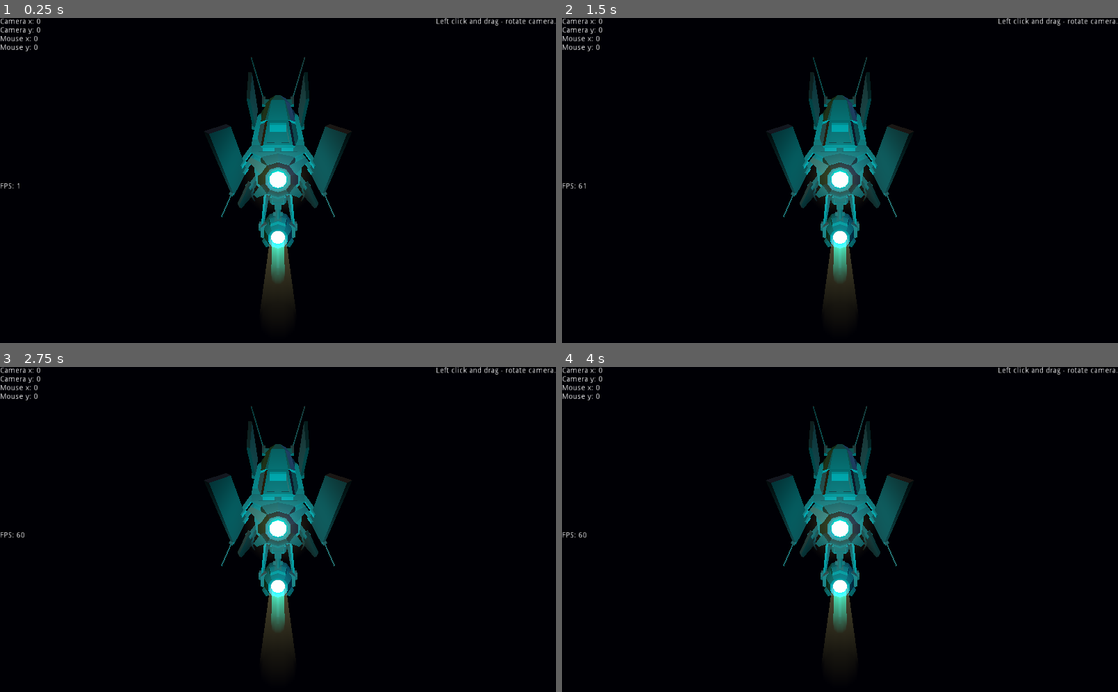
Above: before the commit, frames 1-4 (two rows, left to right).
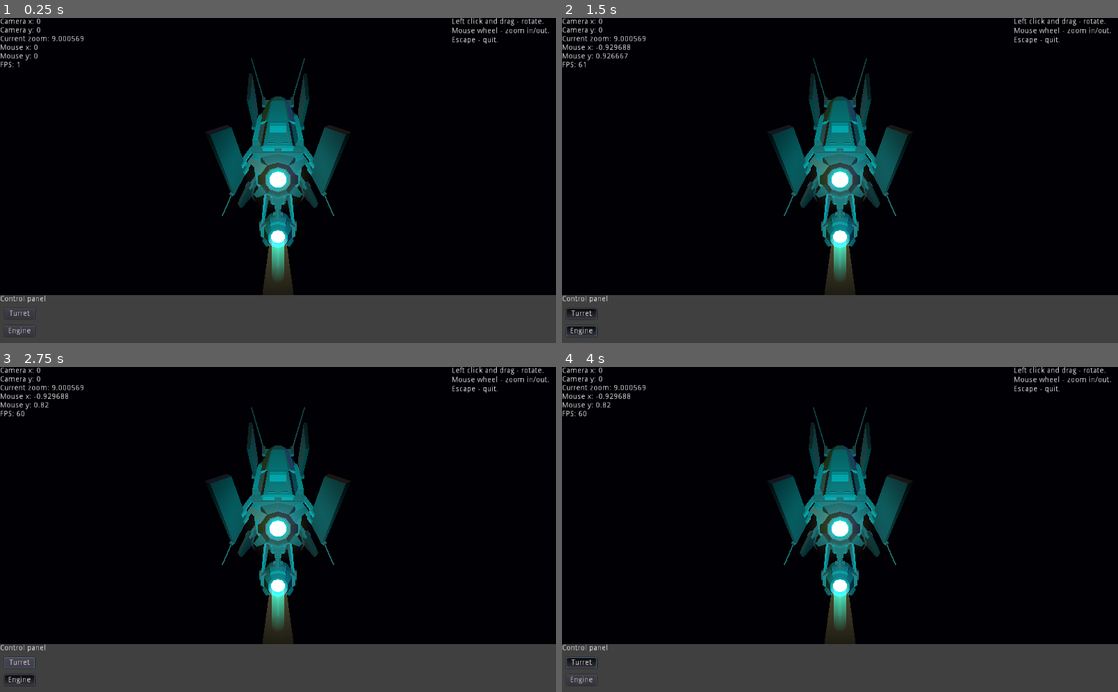
Above: after the commit, the same moments.

Repository: M1m1c11/justgaminglancer
Game: Godot game, scene res://Scenes/Main.tscn
Same seed, same stepped clock (60 frames per second), same inputs: the game is played once before the commit and once after it.
Inputs (mouse positions are in pixels of both pictures, inside the frame that each line leads up to):
- Up to frame 1 (0.25 s): no input
- Up to frame 2 (1.5 s): click (584, 313) at 0.5 s, where only the run after the commit has a clickable "Turret"; click (584, 330) at 1.25 s, where only the run after the commit has a clickable "Engine"
- Up to frame 3 (2.75 s): click (22, 662) at 2 s, where only the run after the commit has a clickable "Turret"
- Up to frame 4 (4 s): click (584, 679) at 2.75 s, where only the run after the commit has a clickable "Engine"; click (584, 662) at 3.5 s, where only the run after the commit has a clickable "Turret"

The runs differ from the first frame. In frame 1, 16% of the frame differs, in the area x 0-100%, y 0-100%; in frame 2, 16%; in frame 3, 16%; in frame 4, 16%.

Commit message:
REFACTOR: HUD, scripts.

Diff:
--- a/Scenes/0/_1_Light.tscn
+++ b/Scenes/0/_1_Light.tscn
@@ -1,6 +1,6 @@
 [gd_scene format=2]
 
-[node name="_1_Light" type="Spatial"]
+[node name="_1_Light" type="Position3D"]
 
 [node name="DirectionalLight" type="DirectionalLight" parent="."]
 transform = Transform( -0.0256653, 0.879884, 0.474496, 0.395957, -0.426884, 0.813012, 0.91791, 0.208746, -0.33744, 0, 0, 0 )
--- a/Scenes/FX/Engine_exhaust_blue.tscn
+++ b/Scenes/FX/Engine_exhaust_blue.tscn
@@ -30,7 +30,7 @@
 "vertex_count": 40
 }
 
-[node name="Engine_exhaust_blue" type="Spatial"]
+[node name="Engine_exhaust_blue" type="Position3D"]
 
 [node name="CylinderOuter" type="MeshInstance" parent="."]
 transform = Transform( 0.6, 0, 0, 0, 0.6, 0, 0, 0, 1, 0, 0, 2.34186 )
--- a/Scenes/Main.tscn
+++ b/Scenes/Main.tscn
@@ -1,23 +1,34 @@
-[gd_scene load_steps=6 format=2]
+[gd_scene load_steps=8 format=2]
 
 [ext_resource path="res://Scripts/Main.gd" type="Script" id=1]
 [ext_resource path="res://Scenes/UI/Camera_rig.tscn" type="PackedScene" id=2]
 [ext_resource path="res://Scenes/UI/HUD.tscn" type="PackedScene" id=3]
 [ext_resource path="res://Scenes/Systems/System_1.tscn" type="PackedScene" id=4]
 [ext_resource path="res://Scenes/Ships/Rogue_fighter.tscn" type="PackedScene" id=5]
+[ext_resource path="res://Scripts/Input_processing.gd" type="Script" id=6]
+[ext_resource path="res://Scripts/Camera_rig.gd" type="Script" id=7]
 
 [node name="Main" type="Spatial"]
 script = ExtResource( 1 )
 
+[node name="Input_processing" type="Node" parent="."]
+script = ExtResource( 6 )
+
 [node name="HUD" parent="." instance=ExtResource( 3 )]
 
-[node name="Current_location" type="Spatial" parent="."]
+[node name="Current_location" type="Position3D" parent="."]
+__meta__ = {
+"_edit_group_": true
+}
 
 [node name="System_1" parent="Current_location" instance=ExtResource( 4 )]
 
-[node name="Player_ship_origin" type="Spatial" parent="."]
+[node name="Player_ship_origin" type="Position3D" parent="."]
+__meta__ = {
+"_edit_group_": true
+}
+
+[node name="Rogue_fighter" parent="Player_ship_origin" instance=ExtResource( 5 )]
 
 [node name="Camera_rig" parent="Player_ship_origin" instance=ExtResource( 2 )]
-transform = Transform( 10, 0, 0, 0, 10, 0, 0, 0, 10, 0, 0, 0 )
-
-[node name="Rogue_fighter" parent="Player_ship_origin" instance=ExtResource( 5 )]
+script = ExtResource( 7 )
--- a/Scenes/Ships/Rogue_fighter.tscn
+++ b/Scenes/Ships/Rogue_fighter.tscn
@@ -12,6 +12,7 @@
 [node name="Rogue_fighter" type="Spatial"]
 
 [node name="Ship_model" type="MeshInstance" parent="."]
+transform = Transform( 1, 0, 0, 0, 1, 0, 0, 0, 1, 0, 0, -1.0697 )
 mesh = ExtResource( 1 )
 material/0 = ExtResource( 4 )
 material/1 = ExtResource( 5 )
@@ -20,10 +21,11 @@
 material/4 = ExtResource( 8 )
 
 [node name="_1_Light" parent="." instance=ExtResource( 2 )]
+transform = Transform( 1, 0, 0, 0, 1, 0, 0, 0, 1, 0, 0, -1.0697 )
 visible = false
 
 [node name="Engine_exhaust_blue" parent="." instance=ExtResource( 3 )]
-transform = Transform( 1, 0, 0, 0, 1, 0, 0, 0, 1, 0, 0.0242862, 3.72838 )
+transform = Transform( 1, 0, 0, 0, 1, 0, 0, 0, 1, 0, 0.0242862, 2.65868 )
 
 [node name="Engine_exhaust_blue2" parent="." instance=ExtResource( 3 )]
-transform = Transform( 1, 0, 0, 0, 1, 0, 0, 0, 1, 0, -1.97768, 2.02314 )
+transform = Transform( 1, 0, 0, 0, 1, 0, 0, 0, 1, 0, -1.97768, 0.953437 )
--- a/Scenes/UI/HUD.tscn
+++ b/Scenes/UI/HUD.tscn
@@ -1,18 +1,50 @@
-[gd_scene load_steps=2 format=2]
+[gd_scene load_steps=3 format=2]
 
 [ext_resource path="res://Scripts/HUD.gd" type="Script" id=1]
+
+[sub_resource type="CanvasItemMaterial" id=1]
 
 [node name="HUD" type="CanvasLayer"]
 script = ExtResource( 1 )
 
-[node name="Debug_panel" type="Control" parent="."]
-margin_right = 128.0
-margin_bottom = 256.0
+[node name="Viewport_main" type="Control" parent="."]
+material = SubResource( 1 )
+anchor_right = 1.0
+anchor_bottom = 1.0
+mouse_filter = 1
+mouse_default_cursor_shape = 3
 __meta__ = {
 "_edit_use_anchors_": false
 }
 
-[node name="Camera_y" type="Label" parent="Debug_panel"]
+[node name="Debug_panel_left" type="Control" parent="Viewport_main"]
+anchor_bottom = 1.0
+margin_right = 192.0
+margin_bottom = -88.0
+mouse_filter = 2
+__meta__ = {
+"_edit_group_": true,
+"_edit_use_anchors_": false
+}
+
+[node name="_ColorRect" type="ColorRect" parent="Viewport_main/Debug_panel_left"]
+visible = false
+anchor_right = 1.0
+anchor_bottom = 1.0
+color = Color( 0.443137, 0.588235, 0.439216, 1 )
+__meta__ = {
+"_edit_use_anchors_": false
+}
+
+[node name="Camera_x" type="Label" parent="Viewport_main/Debug_panel_left"]
+margin_right = 75.0
+margin_bottom = 14.0
+text = "Camera x: 0"
+__meta__ = {
+"_edit_use_anchors_": false
+}
+
+[node name="Camera_y" type="Label" parent="Viewport_main/Debug_panel_left"]
 margin_top = 16.0
 margin_right = 75.0
 margin_bottom = 30.0
@@ -21,64 +53,123 @@
 "_edit_use_anchors_": false
 }
 
-[node name="Camera_x" type="Label" parent="Debug_panel"]
-margin_right = 75.0
-margin_bottom = 14.0
-text = "Camera x: 0"
+[node name="Current_zoom" type="Label" parent="Viewport_main/Debug_panel_left"]
+margin_top = 32.0
+margin_right = 103.0
+margin_bottom = 46.0
+text = "Current zoom: 0"
 __meta__ = {
 "_edit_use_anchors_": false
 }
 
-[node name="Mouse_x" type="Label" parent="Debug_panel"]
-margin_top = 32.0
+[node name="Mouse_x" type="Label" parent="Viewport_main/Debug_panel_left"]
+margin_top = 48.0
 margin_right = 75.0
-margin_bottom = 46.0
+margin_bottom = 62.0
 text = "Mouse x: 0"
 __meta__ = {
 "_edit_use_anchors_": false
 }
 
-[node name="Mouse_y" type="Label" parent="Debug_panel"]
-margin_top = 48.0
+[node name="Mouse_y" type="Label" parent="Viewport_main/Debug_panel_left"]
+margin_top = 64.0
 margin_right = 75.0
-margin_bottom = 62.0
+margin_bottom = 78.0
 text = "Mouse y: 0"
 __meta__ = {
 "_edit_use_anchors_": false
 }
 
-[node name="FPS" type="Label" parent="Debug_panel"]
-margin_top = 304.0
+[node name="FPS" type="Label" parent="Viewport_main/Debug_panel_left"]
+margin_top = 80.0
 margin_right = 40.0
-margin_bottom = 318.0
+margin_bottom = 94.0
 text = "FPS: 0"
 __meta__ = {
 "_edit_use_anchors_": false
 }
 
+[node name="Intro" type="Control" parent="Viewport_main"]
+anchor_left = 1.0
+anchor_right = 1.0
+anchor_bottom = 1.0
+margin_left = -192.0
+margin_bottom = -88.0
+mouse_filter = 2
+__meta__ = {
+"_edit_group_": true,
+"_edit_use_anchors_": false
+}
+
+[node name="_ColorRect" type="ColorRect" parent="Viewport_main/Intro"]
+visible = false
+anchor_right = 1.0
+anchor_bottom = 1.0
+color = Color( 0.529412, 0.258824, 0.360784, 1 )
+__meta__ = {
+"_edit_use_anchors_": false
+}
+
+[node name="Text" type="Label" parent="Viewport_main/Intro"]
+anchor_right = 1.0
+anchor_bottom = 1.0
+text = "Left click and drag - rotate.
+Mouse wheel - zoom in/out.
+Escape - quit."
+autowrap = true
+__meta__ = {
+"_edit_use_anchors_": false
+}
+
 [node name="Onscreen_controls" type="Control" parent="."]
+material = SubResource( 1 )
 anchor_top = 1.0
 anchor_right = 1.0
 anchor_bottom = 1.0
 margin_top = -88.0
+mouse_filter = 1
+mouse_default_cursor_shape = 2
 __meta__ = {
 "_edit_use_anchors_": false
 }
 
-[node name="Text" type="Control" parent="."]
-anchor_left = 1.0
+[node name="ColorRect" type="ColorRect" parent="Onscreen_controls"]
 anchor_right = 1.0
-margin_left = -1024.0
-margin_bottom = 88.0
+anchor_bottom = 1.0
+mouse_filter = 2
+color = Color( 0.254902, 0.254902, 0.254902, 1 )
 __meta__ = {
 "_edit_use_anchors_": false
 }
 
-[node name="Intro" type="Label" parent="Text"]
-anchor_left = 1.0
-anchor_right = 1.0
-margin_left = -249.0
-margin_bottom = 80.0
-text = "Left click and drag - rotate camera."
-align = 2
-autowrap = true
+[node name="Header" type="Label" parent="Onscreen_controls"]
+margin_top = 1.04904e-05
+margin_right = 85.0
+margin_bottom = 14.0
+text = "Control panel"
+
+[node name="Button_turret" type="Button" parent="Onscreen_controls"]
+margin_left = 8.0
+margin_top = 24.0
+margin_right = 64.0
+margin_bottom = 44.0
+toggle_mode = true
+text = "Turret"
+__meta__ = {
+"_edit_use_anchors_": false
+}
+
+[node name="Button_engine" type="Button" parent="Onscreen_controls"]
+margin_left = 8.0
+margin_top = 56.0
+margin_right = 64.0
+margin_bottom = 76.0
+toggle_mode = true
+text = "Engine"
+__meta__ = {
+"_edit_use_anchors_": false
+}
+
+[connection signal="mouse_entered" from="Viewport_main" to="." method="_on_Viewport_main_mouse_entered"]
+[connection signal="mouse_exited" from="Viewport_main" to="." method="_on_Viewport_main_mouse_exited"]
+[connection signal="resized" from="Viewport_main" to="." method="_on_Viewport_main_resized"]
--- /dev/null
+++ b/Scripts/Camera_rig.gd
@@ -0,0 +1,54 @@
+extends Spatial
+
+# ============================== Parameters ===================================
+export var mouse_sens = 0.3 # 0.1 ... 0.5
+export var camera_x_limit = 70 # Deg +\-
+export var camera_zoom_max_f = 3 # Times ship's bounding box axis length.
+export var camera_zoom_step = 0.1 # 0.05 ... 0.2
+# =============================================================================
+
+var camera_min_zoom = 0
+var camera_max_zoom = 0
+var camera_zoom_increment = 1
+var current_zoom = 0
+var camera_x = 0
+var camera_y = 0
+
+# Called when the node enters the scene tree for the first time.
+func _ready():
+
+	# Put camera at proper distance.
+	camera_min_zoom = get_parent() \
+		.get_node("Rogue_fighter/Ship_model") \
+		.get_aabb().get_longest_axis_size()
+	camera_max_zoom = camera_min_zoom*camera_zoom_max_f
+	current_zoom = camera_min_zoom
+	$Camera.translation.z = camera_min_zoom
+
+
+func orbit_camera(mouse_event):
+	var roll_x = -mouse_event.relative.y*mouse_sens
+	var roll_y = -mouse_event.relative.x*mouse_sens
+	camera_x = self.rotation_degrees.x
+	camera_y = self.rotation_degrees.y
+	# X local, Y global.
+	self.rotate_y(deg2rad(roll_y))
+	if camera_x + roll_x >= camera_x_limit:
+		self.rotation_degrees.x = camera_x_limit
+	elif camera_x + roll_x <= -camera_x_limit:
+		self.rotation_degrees.x = -camera_x_limit
+	else:
+		self.rotate_object_local(Vector3(1,0,0), deg2rad(roll_x))
+
+func zoom_camera(mouse_event):
+	if mouse_event.is_pressed():
+		if mouse_event.button_index == BUTTON_WHEEL_UP and \
+		current_zoom <= camera_max_zoom:
+			current_zoom += camera_zoom_step*current_zoom
+			$Camera.translation.z = current_zoom
+			print(camera_zoom_increment)
+		elif mouse_event.button_index == BUTTON_WHEEL_DOWN and \
+		current_zoom >= camera_min_zoom:
+			current_zoom -= camera_zoom_step*current_zoom
+			$Camera.translation.z = current_zoom
+			print(camera_zoom_increment)
--- a/Scripts/HUD.gd
+++ b/Scripts/HUD.gd
@@ -1,10 +1,8 @@
 extends CanvasLayer
 
-
-# Declare member variables here. Examples:
-# var a = 2
-# var b = "text"
-
+signal mouse_on_UI
+signal mouse_on_viewport
+signal update_viewport
 
 # Called when the node enters the scene tree for the first time.
 func _ready():
@@ -13,9 +11,30 @@
 
 # Called every frame. 'delta' is the elapsed time since the previous frame.
 func _process(delta):
+	var input = get_parent().get_node("Input_processing")
 	var main = get_parent()
-	$Debug_panel/FPS.text = str("FPS: ", main.fps)
-	$Debug_panel/Camera_x.text = str("Camera x: ", main.camera_x)
-	$Debug_panel/Camera_y.text = str("Camera y: ", main.camera_y)
-	$Debug_panel/Mouse_x.text = str("Mouse x: ", main.mouse_x)
-	$Debug_panel/Mouse_y.text = str("Mouse y: ", main.mouse_y)
+	var camera_rig = get_parent().get_node("Player_ship_origin/Camera_rig")
+	$Viewport_main/Debug_panel_left/FPS.text = \
+		str("FPS: ", main.fps)
+	$Viewport_main/Debug_panel_left/Camera_x.text = \
+		str("Camera x: ", camera_rig.camera_x)
+	$Viewport_main/Debug_panel_left/Camera_y.text = \
+		str("Camera y: ", camera_rig.camera_y)
+	$Viewport_main/Debug_panel_left/Mouse_x.text = \
+		str("Mouse x: ", input.mouse_x)
+	$Viewport_main/Debug_panel_left/Mouse_y.text = \
+		str("Mouse y: ", input.mouse_y)
+	$Viewport_main/Debug_panel_left/Current_zoom.text = \
+		str("Current zoom: ", camera_rig.current_zoom)
+
+
+
+func _on_Viewport_main_mouse_entered():
+	emit_signal("mouse_on_viewport")
+
+
+func _on_Viewport_main_mouse_exited():
+	emit_signal("mouse_on_UI")
+
+func _on_Viewport_main_resized():
+	emit_signal("update_viewport")
--- /dev/null
+++ b/Scripts/Input_processing.gd
@@ -0,0 +1,79 @@
+extends Node
+
+# Variable inits
+var mouse_viewport_flag = true
+var mouse_x = 0
+var mouse_y = 0
+var fps = 0
+var viewport_size = Vector2(1,1)
+
+
+# Called when the node enters the scene tree for the first time. Inits.
+func _ready():
+	# ====================== Connect signals ==================================
+	var hud = get_parent().get_node("HUD")
+	hud.connect("mouse_on_UI", self, "mouse_on_UI")
+	hud.connect("mouse_on_viewport", self, "mouse_on_viewport")
+	hud.connect("update_viewport", self, "viewport_resized")
+	# =========================================================================
+
+# Input event processing.
+func _input(event):
+
+	# ==================== For events on 3D viewport ==========================
+	# This is ususally related to mouse events.
+	if mouse_viewport_flag:
+
+		# Track the mouse position in +/-1, +/-1 viewport coordinates.
+		mouse_x = clamp(((event.global_position.x-viewport_size.x/2) \
+			/ viewport_size.x*2), -1, 1)
+		mouse_y = clamp(((event.global_position.y-viewport_size.y/2) \
+			/ viewport_size.y*2), -1, 1)
+
+		# Camera orbiting.
+		if event is InputEventMouseMotion and \
+		 	event.button_mask == BUTTON_MASK_LEFT:
+			get_parent().get_node("Player_ship_origin/Camera_rig") \
+				.orbit_camera(event)
+
+		# Camera zoom.
+		if event is InputEventMouseButton:
+			get_parent().get_node("Player_ship_origin/Camera_rig") \
+				.zoom_camera(event)
+
+	# =================== For input outside of 3D viewport ====================
+	# This is related to mouse events over widows and menus.
+	# There is no need to track the mouse in those, unless there are
+	# additional viewports created later on. This would require making another
+	# falgs?
+	else:
+		pass
+
+	# ========================== Keyboard keys ================================
+	if event is InputEventKey:
+
+		# Quit the game.
+		if event.pressed and event.scancode == KEY_ESCAPE:
+			get_tree().quit()
+
+
+# Called every frame. 'delta' is the elapsed time since the previous frame.
+#func _process(delta):
+#	pass
+
+# Every physics frame. 'delta' is the elapsed time since the previous frame.
+#func _physics_process(delta):
+#	pass
+
+
+# ============================ SIGNAL PROCESSING ==============================
+# Check if viewport resized and get new values. Required for mouse coordinates.
+func viewport_resized():
+	viewport_size = get_viewport().size
+
+# Check if we are hovering mouse over the control bar.
+func mouse_on_UI():
+	mouse_viewport_flag = false
+
+func mouse_on_viewport():
+	mouse_viewport_flag = true
--- a/Scripts/Main.gd
+++ b/Scripts/Main.gd
@@ -1,45 +1,13 @@
 extends Spatial
 
 
-# Declare member variables here. Examples:
-var mouse_sens = 0.2
-var camera_x_limit = 50 #deg
-
-export var camera_x = 0
-export var camera_y = 0
-export var mouse_x = 0
-export var mouse_y = 0
-export var fps = 0
-export var viewport_size_x = 0
-export var viewport_size_y = 0
+var fps = 0
 
 
 # Called when the node enters the scene tree for the first time.
 func _ready():
-	pass
+	pass # Replace with function body.
 
-func _input(event):
-	# Camera movement.
-	# TODO: swap this to joystic-like thing and after that connect with cam.
-	if event is InputEventMouseMotion and event.button_mask == BUTTON_MASK_LEFT:
-		var roll_x = -event.relative.y*mouse_sens
-		var roll_y = -event.relative.x*mouse_sens
-		camera_x = $Player_ship_origin/Camera_rig.rotation_degrees.x
-		camera_y = $Player_ship_origin/Camera_rig.rotation_degrees.y
-		viewport_size_x = get_viewport().size.x
-		viewport_size_y = get_viewport().size.y
-		mouse_x = clamp(((event.global_position.x-viewport_size_x/2)/viewport_size_x*2), -1, 1)
-		mouse_y = clamp(((event.global_position.y-viewport_size_y/2)/viewport_size_y*2), -1, 1)
-		# X local, Y global.
-		$Player_ship_origin/Camera_rig.rotate_y(deg2rad(roll_y))
-		# Lower camera position limit.
-		if camera_x + roll_x >= camera_x_limit:
-			$Player_ship_origin/Camera_rig.rotation_degrees.x = camera_x_limit
-		# Upper camera position limit.
-		elif camera_x + roll_x <= -camera_x_limit:
-			$Player_ship_origin/Camera_rig.rotation_degrees.x = -camera_x_limit
-		else:
-			$Player_ship_origin/Camera_rig.rotate_object_local(Vector3(1,0,0), deg2rad(roll_x))
 
 # Called every frame. 'delta' is the elapsed time since the previous frame.
 func _process(delta):
